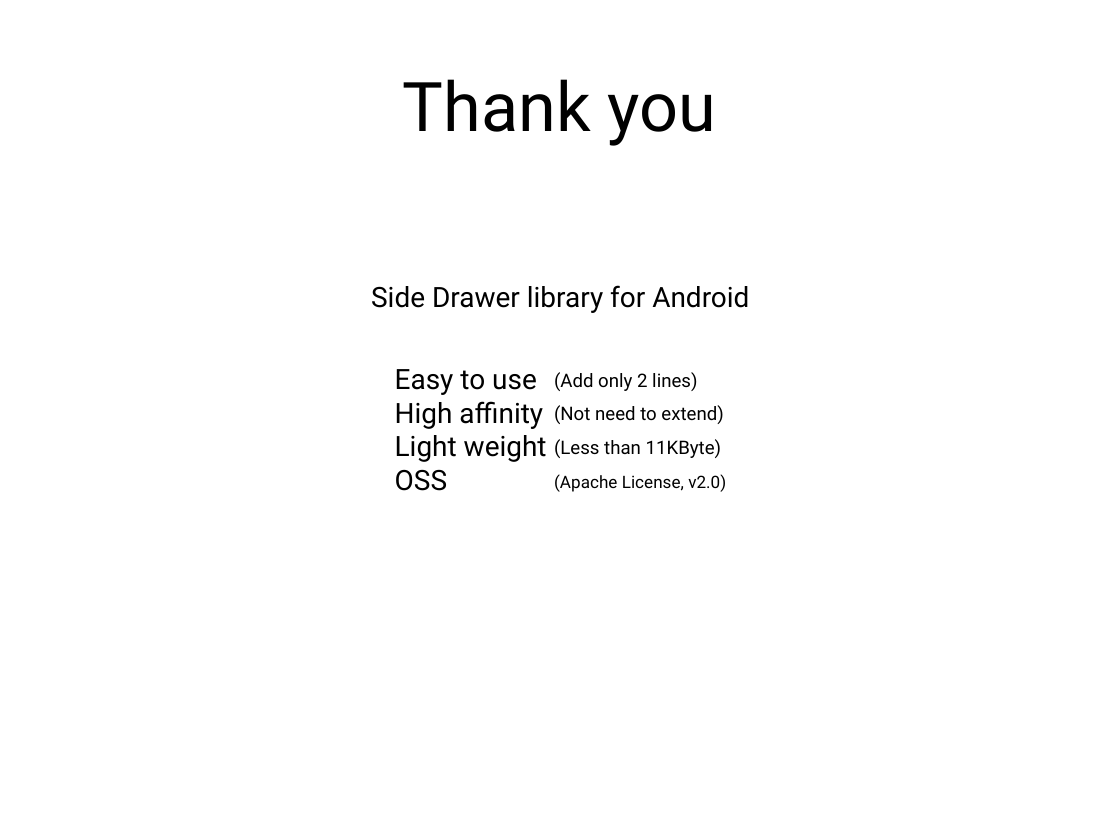
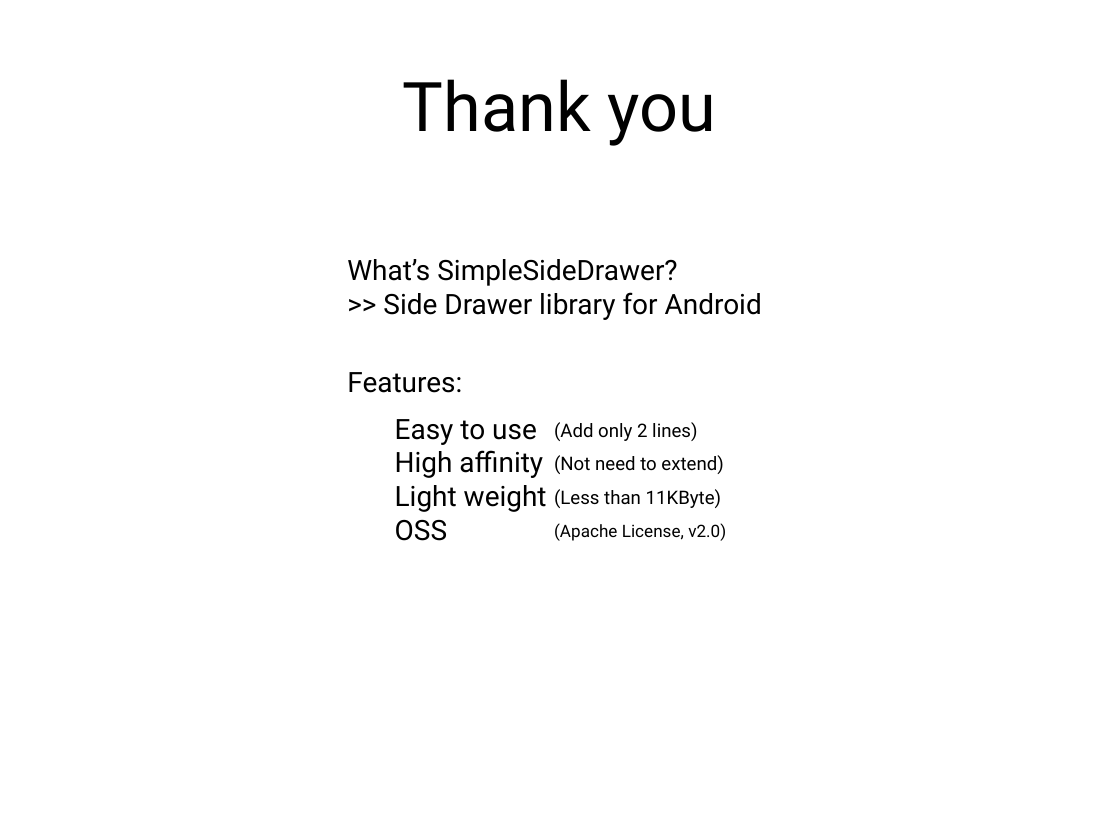
Before and after one commit to adamrocker/simple-side-drawer, a slide deck: slide 17 of doc/simple_side_drawer2.pptx. Drawn at 1120x840 pixels with LibreOffice and Linux fonts; fonts in the diff are those of the drawing. Boxes give left, top, right and bottom in pixels: in the first picture for what was removed or moved away, otherwise in the second. Text is boxed around its words. In the diff, an @@ line names an element or a change of style, - is before the commit and + after.

Commit message:
Modified documents and binary library

```diff
--- a/doc/simple_side_drawer2.pptx
+++ b/doc/simple_side_drawer2.pptx
@@ text at (x1=347, y1=259, x2=762, y2=320): text changed @@
-Side Drawer library for Android
+What’s SimpleSideDrawer?
+>> Side Drawer library for Android
@@ text added at (x1=347, y1=372, x2=462, y2=393), 18 pt, text #000000 @@
+Features:
@@ text "Easy to use" moved from (x1=395, y1=369, x2=547, y2=491) to (x1=395, y1=419, x2=547, y2=541) @@
@@ text "(Add only 2 lines)" moved from (x1=554, y1=372, x2=726, y2=492) to (x1=554, y1=422, x2=726, y2=541) @@
```
Also in this commit, not shown: 4 other files.
